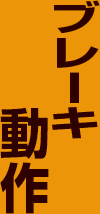
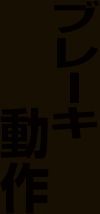
Two versions of the same layered image (100x214). Layer-by-layer changes:
added layer "圖層 2" (90%) above "動作" over left=0, top=0, right=100, bottom=214
